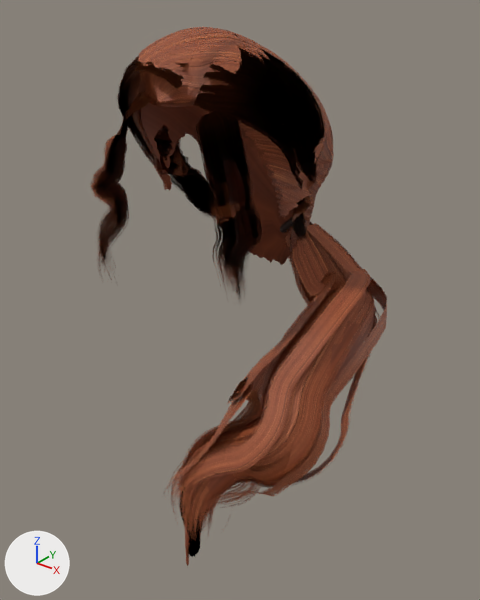
The glTF model public/models/hair/male/wavy-ponytail.glb, before and after one commit.
One viewpoint serves both versions: a 50 mm lens placed at (0.416, -0.474, 1.772), pointed at (0.032, 0.006, 1.474). Every picture has the same lights, and +X, +Y and +Z are marked at lower left. The older version comes first. Vertices at exactly the same position are counted once.

In view in the first picture: 'sarahHair'.
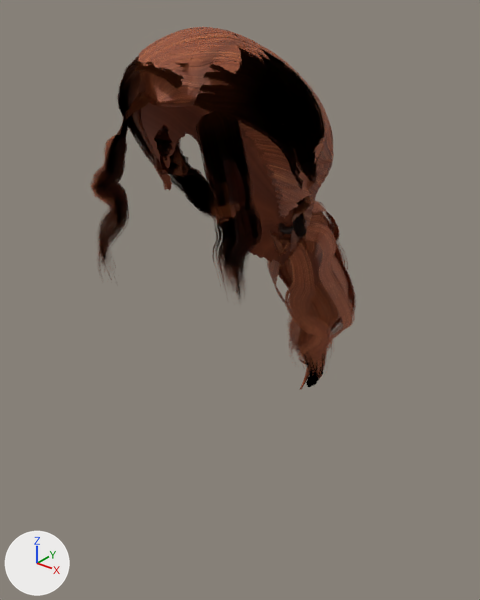
Pixel boxes (x1, y1, x2, y2) of what changed, in the pictures (480 x 600 px; the box of a moved part takes in the faces that stretch with it):
'sarahHair', reshaped (10% narrower, 33% shorter): before (90, 27, 387, 566); after (90, 27, 356, 390)
part 1 of me_sarahhair, moved or reshaped: before (280, 217, 293, 233); after (279, 223, 293, 234)
part 2 of me_sarahhair, moved or reshaped: before (164, 222, 387, 566); after (266, 200, 356, 390)

The change, as a diff of the scene's bpy script:
```diff
--- a/public/models/hair/male/wavy-ponytail.glb.py
+++ b/public/models/hair/male/wavy-ponytail.glb.py
@@ me_sarahhair @@
 # used by ob_sarahhair; location = (0.0, 0.0, 0.0)
-me_sarahhair.from_pydata(...)  # 16543 vertices, 25690 faces; spans x -0.089..0.191, y -0.144..0.118, z 1.246..1.734
+me_sarahhair.from_pydata(...)  # 16543 vertices, 25690 faces; spans x -0.089..0.11, y -0.09..0.207, z 1.281..1.734
+# me_sarahhair part 1: the loose piece of 144 vertices spanning x 0.027..0.053, y 0.07..0.103, z 1.524..1.55 is multiplied about its middle by the matrix ((0.848, 0.012, 0.53), (0.257, 0.865, -0.43), (-0.464, 0.501, 0.731)), then moved by (-0.002, 0.002, -0.001)
+# me_sarahhair part 2: 4729 of 16543 vertices moved; they spanned x 0.029..0.191, y -0.144..0.118, z 1.246..1.546 and now span x -0.028..0.083, y 0.066..0.207, z 1.281..1.559; mean shift (-0.07, 0.18, 0.032); largest move (0.117, -0.117, 1.324) -> (0.042, 0.191, 1.354)
 me_sarahhair.materials.append(mat_sarahhair)
```
